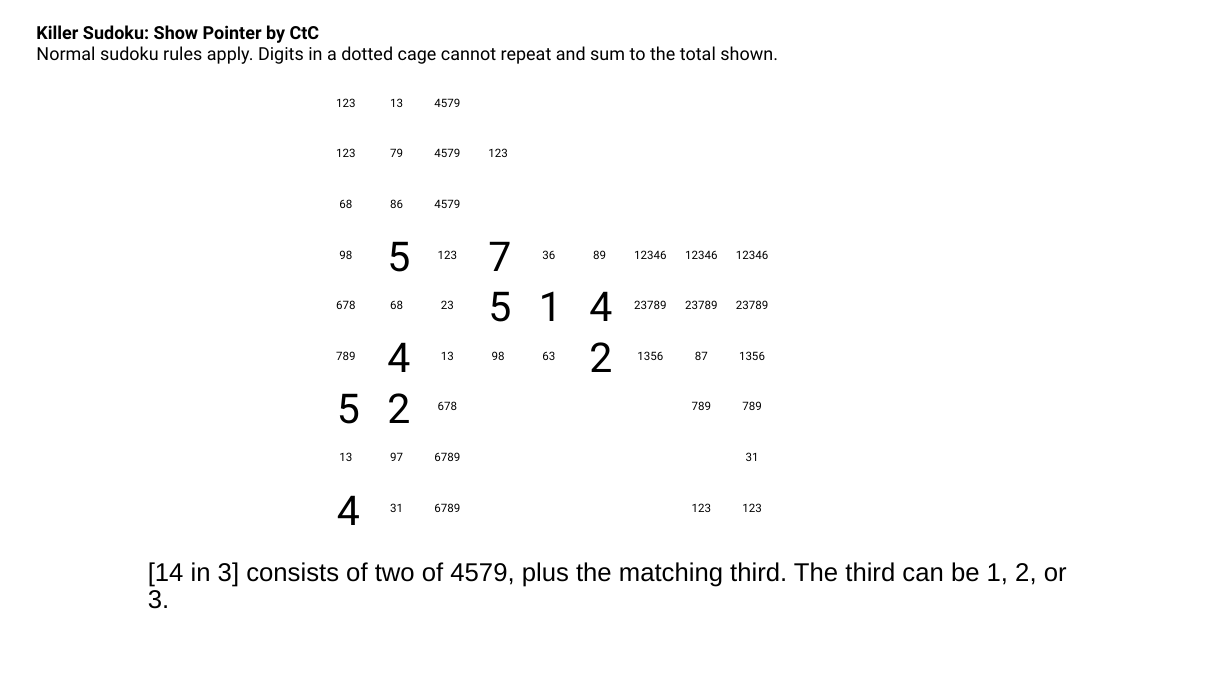
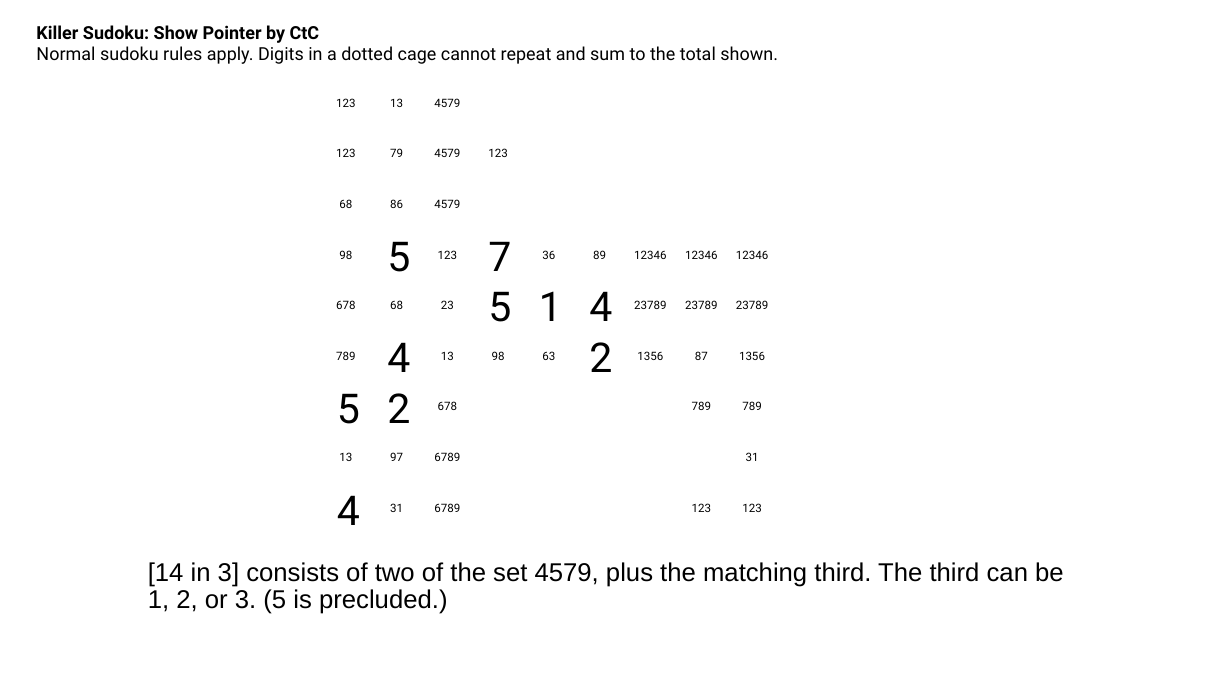
Before and after one commit to jhardis/WSJ_Number_Puzzles, a slide deck: slide 20 of 20261031_1.pptx (slide 21 before the commit). Drawn at 1232x693 pixels with LibreOffice and Linux fonts; fonts in the diff are those of the drawing; background and template pictures are left out. Boxes give left, top, right and bottom in pixels: in the first picture for what was removed or moved away, otherwise in the second. Text is boxed around its words. In the diff, an @@ line names an element or a change of style, - is before the commit and + after.

```diff
--- a/20261031_1.pptx
+++ b/20261031_1.pptx
@@ text at [148, 562, 1064, 614]: text changed @@
-[14 in 3] consists of two of 4579, plus the matching third. The third can be 1, 2, or 3.
+[14 in 3] consists of two of the set 4579, plus the matching third. The third can be 1, 2, or 3. (5 is precluded.)
```
Also in this commit, not shown: 38 other slides changed, 1 slide added, 11 slides removed.
